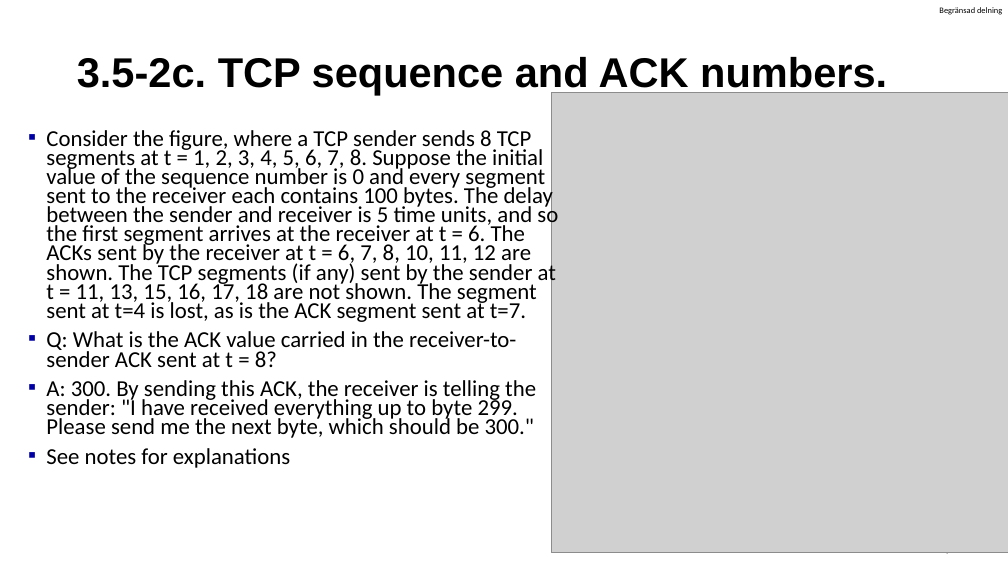
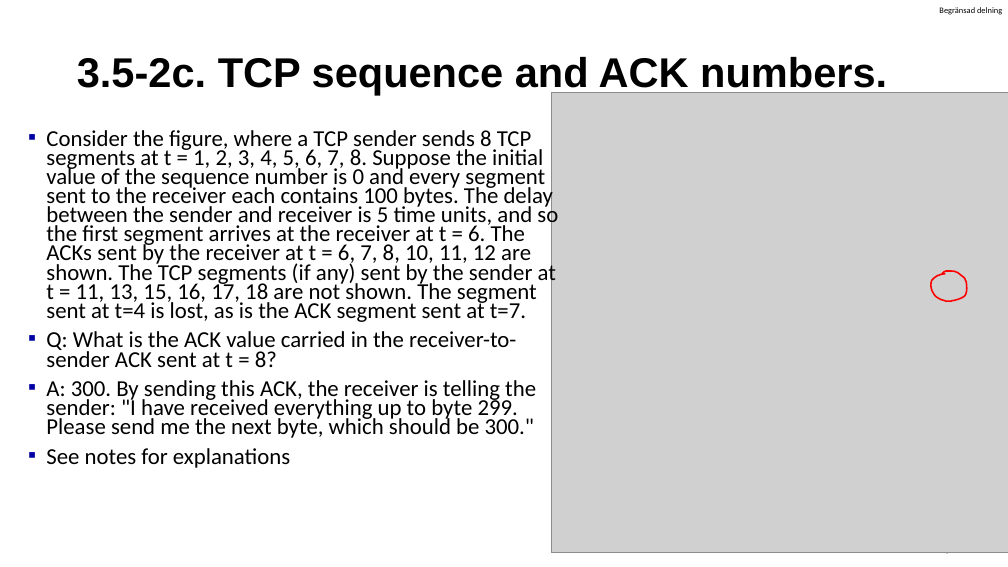
Before and after one commit to guhofstra/CSC175, a slide deck: slide 7 of PPTs/Quiz/Quiz Questions.pptx. Drawn at 1008x567 pixels with LibreOffice and Linux fonts; fonts in the diff are those of the drawing; grey boxes stand for pictures. Boxes give left, top, right and bottom in pixels: in the first picture for what was removed or moved away, otherwise in the second. Text is boxed around its words. In the diff, an @@ line names an element or a change of style, - is before the commit and + after.

```diff
--- a/PPTs/Quiz/Quiz Questions.pptx
+++ b/PPTs/Quiz/Quiz Questions.pptx
@@ freeform shape added at (931,271,967,301), outline #FF0000 1.5 pt @@
```
Also in this commit, not shown: 8 other slides changed, 4 slides added.
